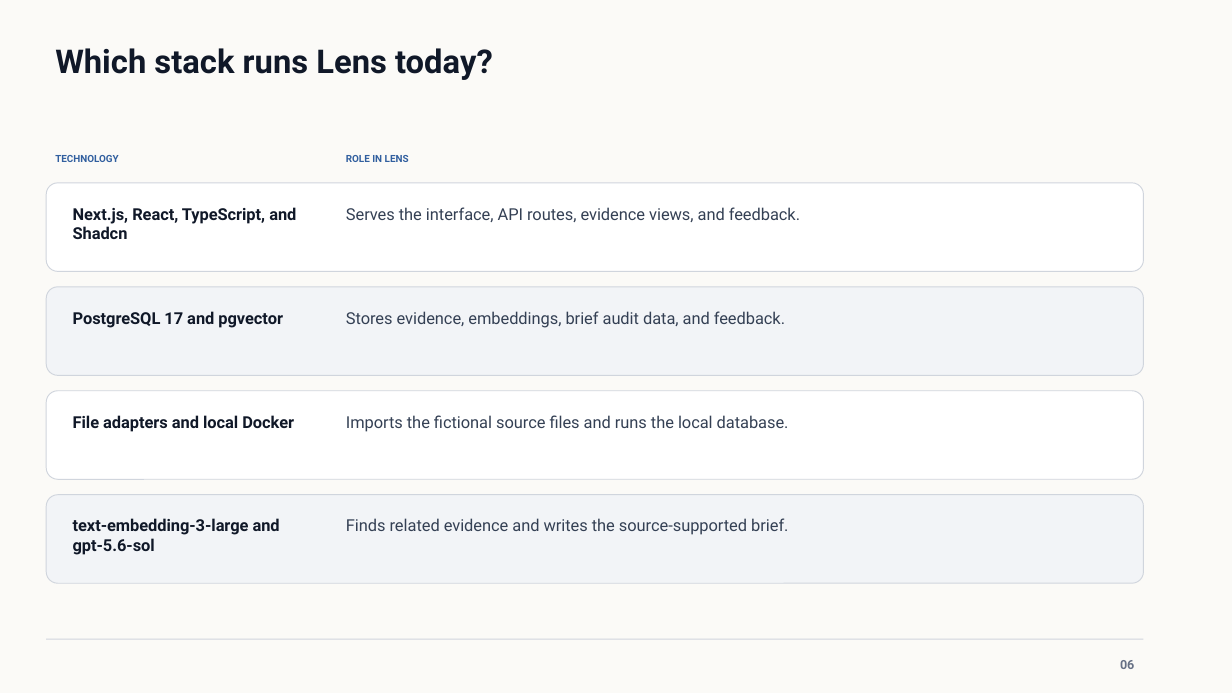
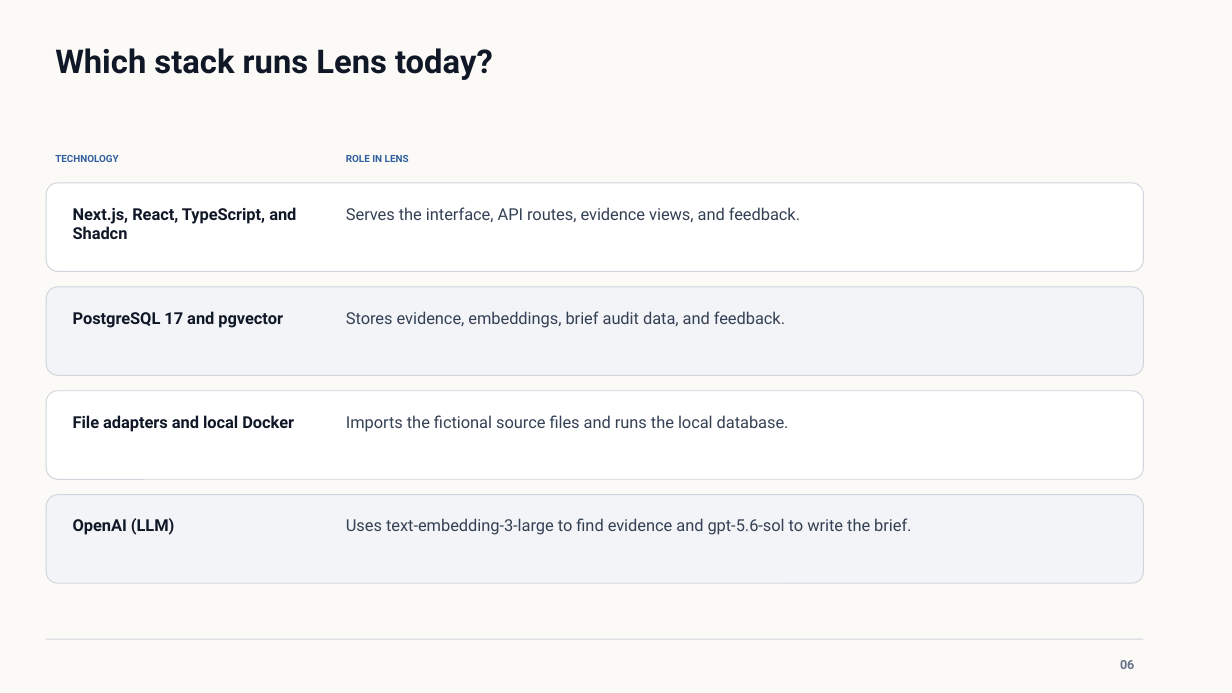
Before and after one commit to osuthorpe/LENS-POC, a slide deck: slide 6 of docs/AVIC-Portfolio-Intelligence-Brief.pptx. Drawn at 1232x693 pixels with LibreOffice and Linux fonts; fonts in the diff are those of the drawing. Boxes give left, top, right and bottom in pixels: in the first picture for what was removed or moved away, otherwise in the second. Text is boxed around its words. In the diff, an @@ line names an element or a change of style, - is before the commit and + after.

Commit message:
Name OpenAI in the foundation layer

```diff
--- a/docs/AVIC-Portfolio-Intelligence-Brief.pptx
+++ b/docs/AVIC-Portfolio-Intelligence-Brief.pptx
@@ text at (73, 518, 175, 535): text changed @@
-text-embedding-3-large and gpt-5.6-sol
+OpenAI (LLM)
@@ text at (346, 518, 911, 535): text changed @@
-Finds related evidence and writes the source-supported brief.
+Uses text-embedding-3-large to find evidence and gpt-5.6-sol to write the brief.
```
